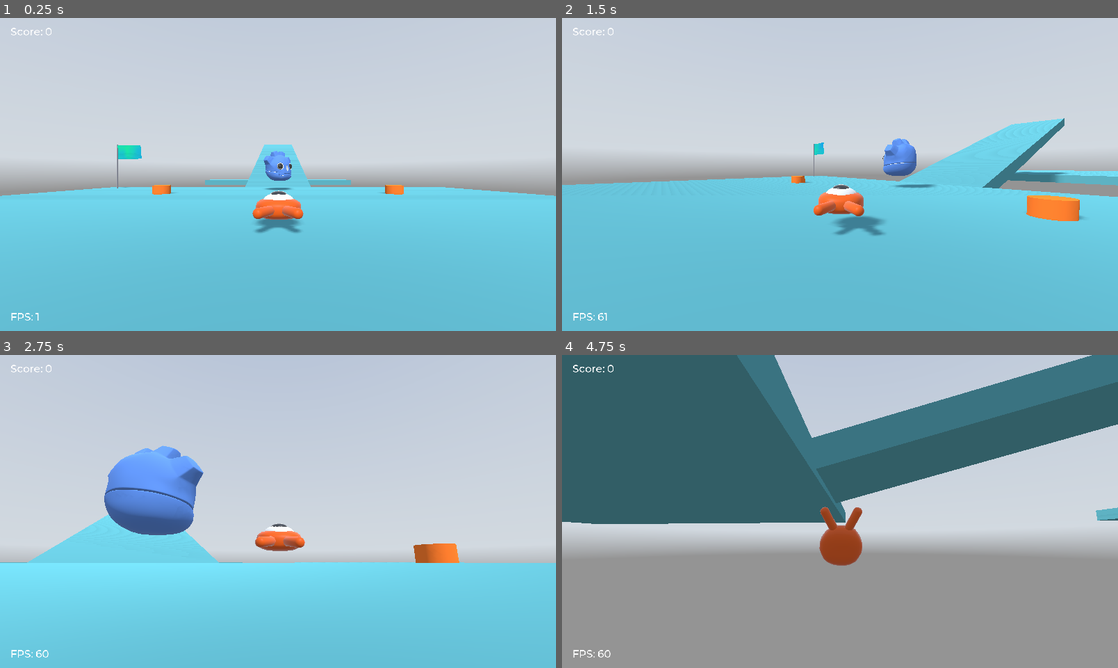
Above: before the commit, frames 1-4 (two rows, left to right).
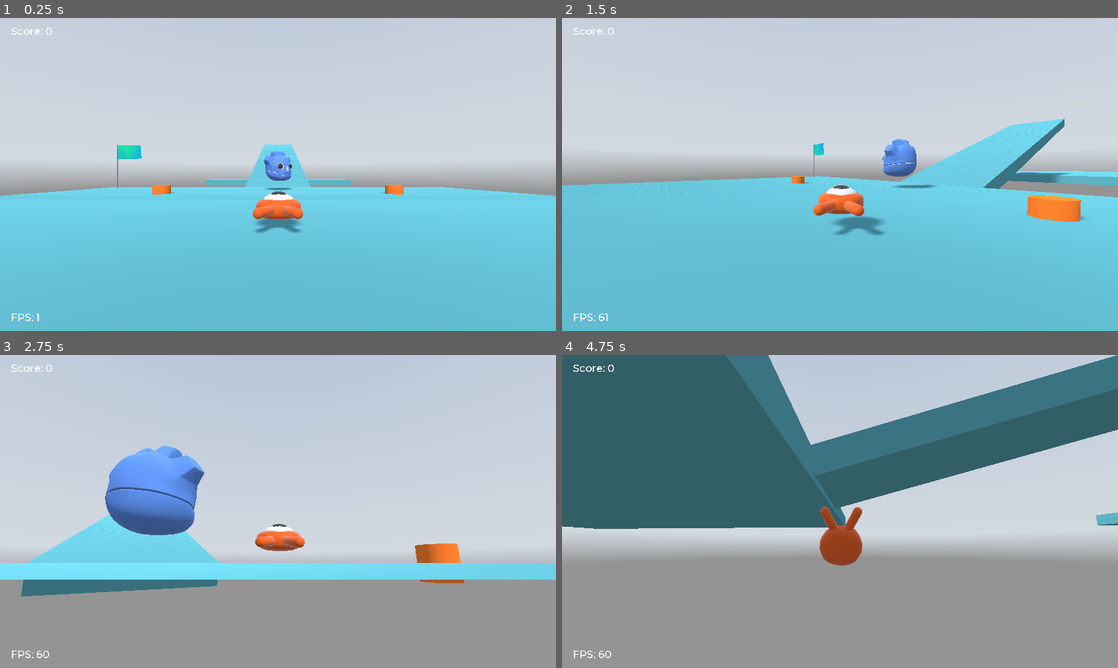
Above: after the commit, the same moments.

Repository: telmotrooper/squash-the-creeps
Game: Godot game, scene res://Main.tscn
Two runs of this game, one before a commit and one after it. Both use one fixed random seed, a clock stepped at 60 frames per second and the inputs below. A sky picture missing from this copy of the repository is replaced by a grey-blue gradient.
Inputs (mouse positions are in pixels of both pictures, inside the frame that each line leads up to):
- Up to frame 1 (0.25 s): no input
- Up to frame 2 (1.5 s): tap Enter (ui_accept) at 0.5 s; move the mouse to (867, 174) at 0.52 s; hold Up (move_forward) from 0.53 s (still down); tap Space (jump) at 0.77 s; move the mouse to (812, 174) at 1.27 s
- Up to frame 3 (2.75 s): keep holding Up (move_forward); tap Space (jump) at 1.52 s; move the mouse to (289, 505) at 2.02 s
- Up to frame 4 (4.75 s): keep holding Up (move_forward); move the mouse to (834, 517) at 2.77 s; tap Space (jump) at 3.02, 3.77, 4.52 s; move the mouse to (878, 514) at 3.52 s; move the mouse to (795, 508) at 4.27 s

The runs differ from the first frame. In frame 1, less than 0.1% of the frame differs, in the area x 2-10%, y 3-97%; in frame 2, 0.6%; in frame 3, 29%, in the area x 0-100%, y 3-100%; in frame 4, 5.2%.

Commit message:
Improved handling of display resolution

Diff:
--- a/my-3d-squash-the-creeps/Main.tscn
+++ b/my-3d-squash-the-creeps/Main.tscn
@@ -138,10 +138,10 @@
 }
 
 [node name="ScoreLabel" type="Label" parent="UserInterface"]
-margin_left = 24.0
-margin_top = 16.0
-margin_right = 75.0
-margin_bottom = 30.0
+margin_left = 25.0
+margin_top = 15.0
+margin_right = 121.0
+margin_bottom = 46.0
 text = "Score: 0"
 script = ExtResource( 4 )
 __meta__ = {
@@ -149,10 +149,11 @@
 }
 
 [node name="FPSLabel" type="Label" parent="UserInterface"]
-margin_left = 24.0
-margin_top = 672.0
-margin_right = 112.0
-margin_bottom = 704.0
+anchor_top = 1.0
+anchor_bottom = 1.0
+margin_left = 25.0
+margin_top = -47.0
+margin_right = 88.0
 text = "FPS: 0"
 script = ExtResource( 9 )
 __meta__ = {
--- a/my-3d-squash-the-creeps/project.godot
+++ b/my-3d-squash-the-creeps/project.godot
@@ -25,7 +25,6 @@
 
 window/size/width=1280
 window/size/height=720
-window/stretch/mode="viewport"
 window/stretch/aspect="keep"
 
 [gdnative]
